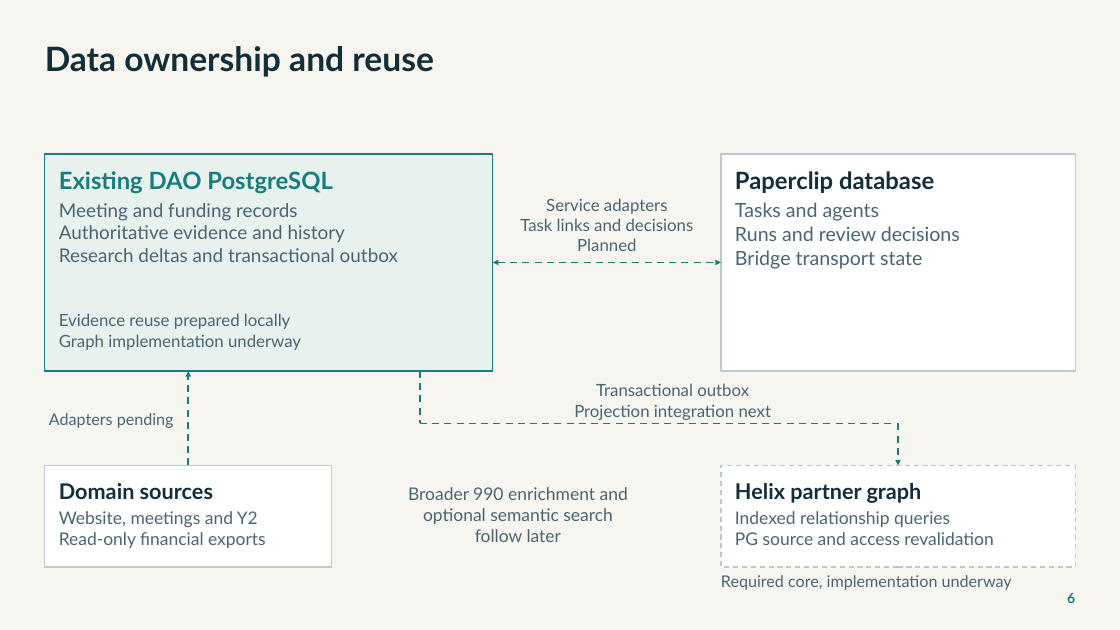
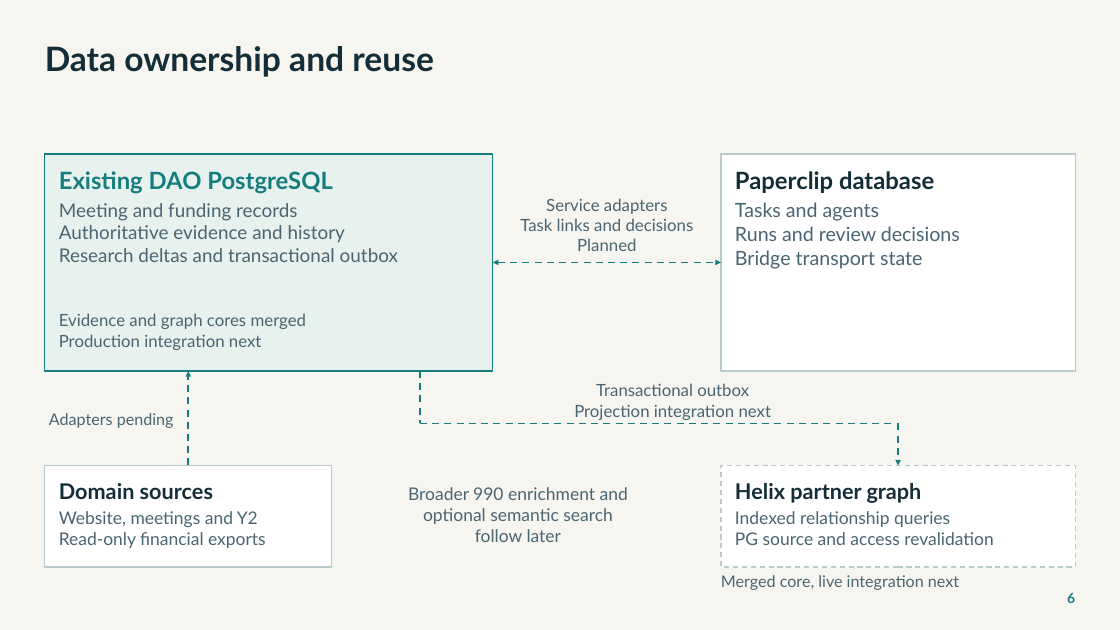
Before and after one commit to NetRxn/Inertia, a slide deck: slide 6 of Inertia-Architecture.pptx. Drawn at 1120x630 pixels with LibreOffice and Linux fonts; fonts in the diff are those of the drawing. Boxes give left, top, right and bottom in pixels: in the first picture for what was removed or moved away, otherwise in the second. Text is boxed around its words. In the diff, an @@ line names an element or a change of style, - is before the commit and + after.

```diff
--- a/Inertia-Architecture.pptx
+++ b/Inertia-Architecture.pptx
@@ text at (59, 313, 307, 350): text changed @@
-Evidence reuse prepared locally
-Graph implementation underway
+Evidence and graph cores merged
+Production integration next
@@ text at (721, 575, 959, 590): text changed @@
-Required core, implementation underway
+Merged core, live integration next
```
Also in this commit, not shown: 5 other slides changed, 27 other files.
